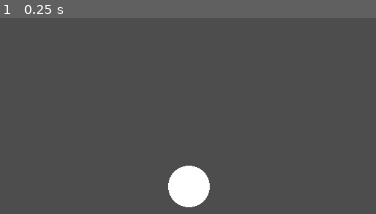
Above: before the commit, frame 1.
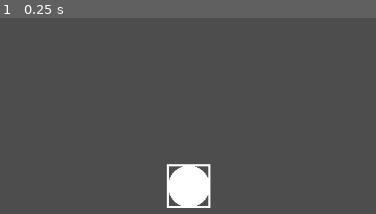
Above: after the commit, the same moment.

Repository: library-rat/Learning_english_fast_version
Game: Godot game, scene res://main_scene.tscn
Two runs of this game, one before a commit and one after it. Both use one fixed random seed, a clock stepped at 60 frames per second and the inputs below.
Inputs:
- Up to frame 1 (0.25 s): no input
The pictures show only the part of the screen within x 26-76%, y 50-100%; the shares and areas given below are measured in that part.

The runs differ from the first frame. In frame 1, 0.6% of the frame differs, in the area x 44-57%, y 74-97%.

Commit message:
correcting signal to make guess word reappear

Diff:
--- a/Dragable_Word.gd
+++ b/Dragable_Word.gd
@@ -32,6 +32,7 @@
 		selectionne = true
 	elif Input.is_action_just_released("Left_click") :
 		selectionne = false
+		start()
 		emit_signal("generate_curve")
 		for empty_word in guess_array :
 			print((global_position+size/2).distance_to(empty_word.global_position))
--- a/guess_word.gd
+++ b/guess_word.gd
@@ -7,15 +7,22 @@
 	pass
 
 func _draw ():
-	print(distancemin)
 	if word == null:
 		draw_circle(Vector2.ZERO, distancemin, Color.WHITE)
+		var rect = Rect2(Vector2(-distancemin, -distancemin), Vector2(2*distancemin, 2*distancemin))
+		draw_rect(rect,Color.WHITE, false,3)
 # Called every frame. 'delta' is the elapsed time since the previous frame.
 func _process(delta):
 	pass
 
 func set_word(new_word : Dragable_Word):
 	print("ok")
-	word == new_word
+	word = new_word
 	word.stop()
+	word.connect("start_moving", clean_word)
 	queue_redraw()
+
+func clean_word():
+	word.disconnect("start_moving",clean_word)
+	word = null
+	queue_redraw()
